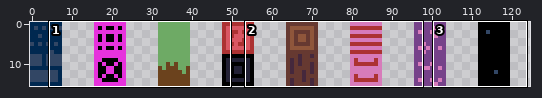
A sprite sheet gets an edit: public/tileset.png. Above: a wide view before the commit, with the close-up outlined.
Close-up. Before the edit:
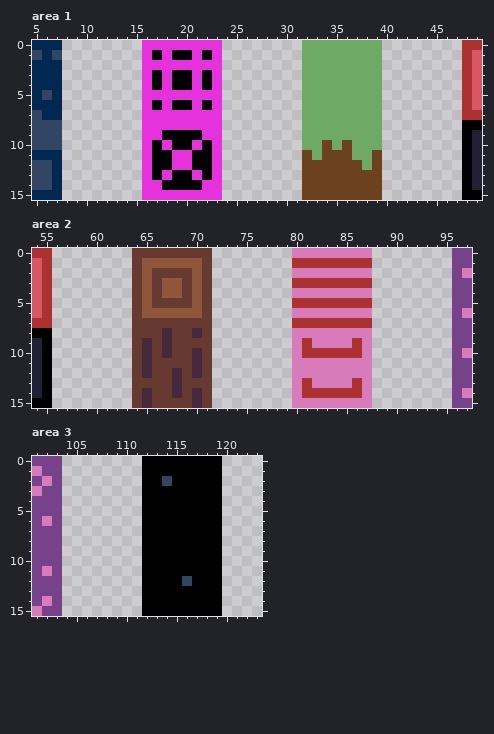
The file is 128x16 pixels. Shown: area 1: x 5..49, y 0..15; area 2: x 54..97, y 0..15; area 3: x 101..123, y 0..15. The wide view leaves out empty margins.
The result:
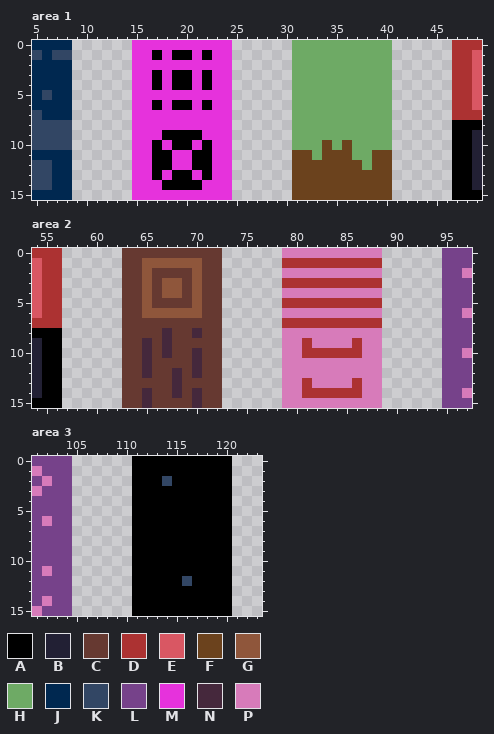
Palette (. is transparent): A #000000  B #222034  C #663931  D #ac3232  E #d95763  F #6b421d  G #8f563b  H #6eaa65  J #002850  K #324664  L #76428a  M #e632dc  N #45283c  P #d77bba
Edits made:
Area 1:
The author put colour A in rows 8 to 15 at x 47.
The author put colour D in rows 0 to 7 at x 47.
The author put colour F in rows 11 to 15 at x 31 and 40.
The author put colour H in rows 0 to 10 at x 31 and 40.
The author put colour J in row 0 at x 8; in rows 2 to 7 at x 8; in rows 11 to 15 at x 8.
The author put colour K in row 1 at x 8; in rows 8 to 10 at x 8.
The author put colour M in rows 0 to 15 at x 15 and 24.
Area 2:
The author put colour A in rows 8 to 15 at x 56.
The author put colour C in rows 0 to 15 at x 63 and 72.
The author put colour D in row 0 at x 56; in row 1 at x 56, 79 and 88; in row 2 at x 56; in row 3 at x 56, 79 and 88; in row 4 at x 56; in row 5 at x 56, 79 and 88.
The author put colour D in row 6 at x 56; in row 7 at x 56, 79 and 88.
The author put colour L in rows 0 to 15 at x 95.
The author put colour P in row 0 at x 79 and 88; in row 2 at x 79 and 88; in row 4 at x 79 and 88; in row 6 at x 79 and 88; in rows 8 to 15 at x 79 and 88.
Area 3:
The author put colour A in rows 0 to 15 at x 111 and 120.
The author put colour L in rows 0 to 15 at x 104.
